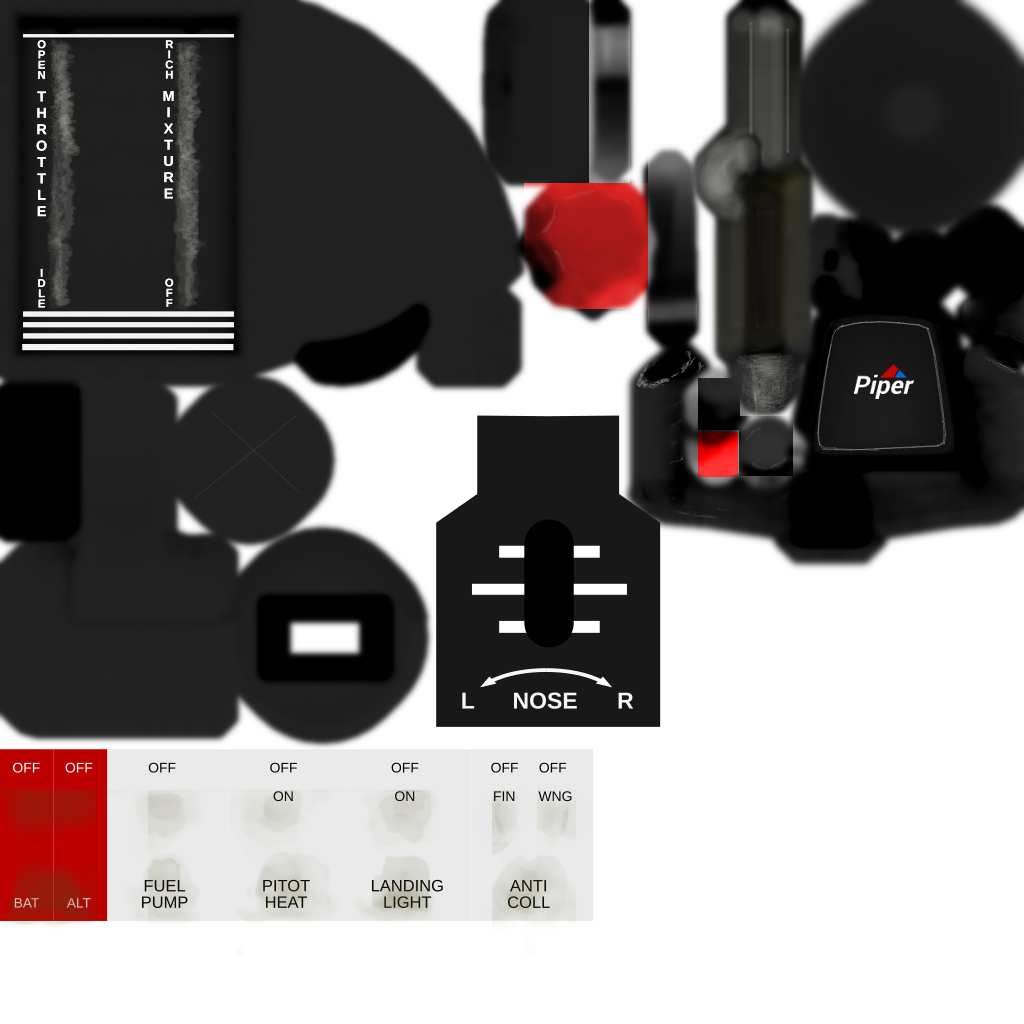
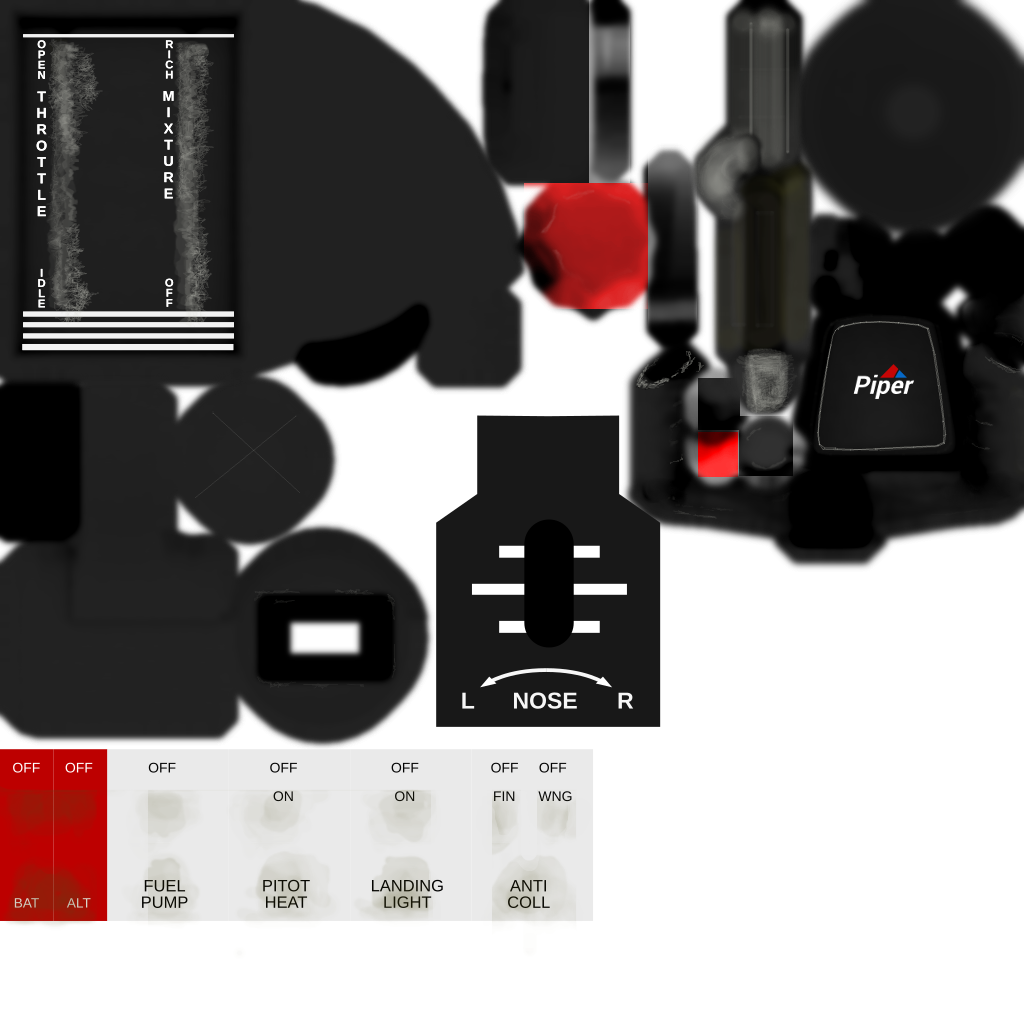
Comparing the layer stacks of the two 1024 x 1024 images. Changes:
painted on "weathering" over [48,42,993,689]